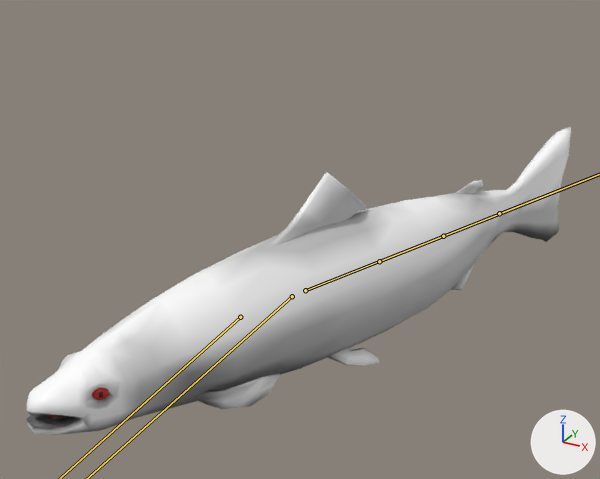
Renders of the glTF model assets/models/fish/salmon/salmon.glb from each side of a commit.
The view is the same before and after, from a camera (50 mm lens) standing at (0.399, -0.74, 0.53) and looking at (-0.015, 0.013, 0.154). Lighting does not change. The marker at lower right points along +X, +Y and +Z. The bones that change are drawn over the model as lines.

The first picture shows 'Salmon', 'SalmonEyes', 'SalmonTongue'.
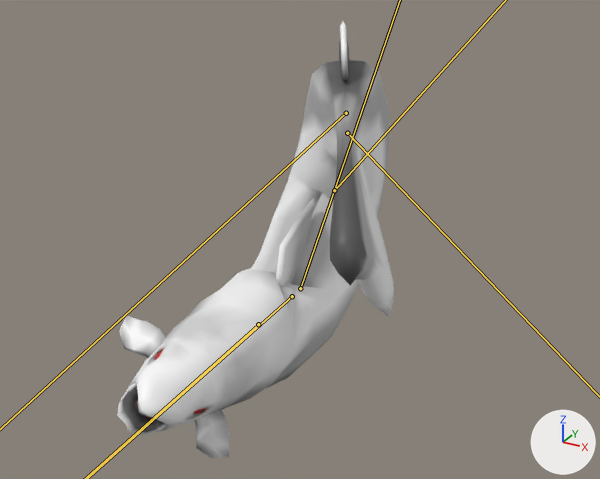
The newer file adds an action. The first version stands in its rest pose; the second is drawn at frame 24 of the action 'charge'.

Where the change shows, as pixel boxes [x1, y1, x2, y2] in the pictures (600 x 479 px):
'Salmon', posed (49% narrower, 42% taller)
    before: [26, 127, 571, 435]
    after: [117, 21, 394, 459]
'SalmonEyes', posed
    before: [92, 388, 109, 400]
    after: [155, 348, 208, 414]
'SalmonTongue', posed
    before: [46, 415, 67, 420]
    after: [136, 400, 151, 419]

Diff of the bpy script that builds the scene:
```diff
--- a/assets/models/fish/salmon/salmon.glb.py
+++ b/assets/models/fish/salmon/salmon.glb.py
@@ bone_root_x @@
 bone_root_x = bpy.data.objects['root'].pose.bones['root.x']
-bone_root_x.rotation_quaternion = (1.0, 0.0, 0.0, 0.0)  # degrees (0, 0, 0)
+bone_root_x.rotation_quaternion = (0.984, 0.0, 0.0, -0.177)  # degrees (0, 0, -20)
@@ bone_c_tail_00_x @@
 bone_c_tail_00_x = bpy.data.objects['root'].pose.bones['c_tail_00.x']  # child of 'root.x'
-bone_c_tail_00_x.rotation_quaternion = (1.0, 0.0, 0.0, 0.0)  # degrees (0, 0, 0)
+bone_c_tail_00_x.rotation_quaternion = (0.874, 0.473, 0.111, 0.021)  # degrees (58, 10, 8)
@@ bone_c_tail_01_x @@
 bone_c_tail_01_x = bpy.data.objects['root'].pose.bones['c_tail_01.x']  # child of 'c_tail_00.x'
-bone_c_tail_01_x.rotation_quaternion = (1.0, 0.0, 0.0, 0.0)  # degrees (0, 0, 0)
+bone_c_tail_01_x.rotation_quaternion = (0.874, 0.473, 0.111, 0.021)  # degrees (58, 10, 8)
@@ bone_c_tail_02_x @@
 bone_c_tail_02_x = bpy.data.objects['root'].pose.bones['c_tail_02.x']  # child of 'c_tail_01.x'
-bone_c_tail_02_x.rotation_quaternion = (1.0, 0.0, 0.0, 0.0)  # degrees (0, 0, 0)
+bone_c_tail_02_x.rotation_quaternion = (0.874, 0.473, 0.111, 0.021)  # degrees (58, 10, 8)
@@ bone_c_tail_03_x @@
 bone_c_tail_03_x = bpy.data.objects['root'].pose.bones['c_tail_03.x']  # child of 'c_tail_02.x'
-bone_c_tail_03_x.rotation_quaternion = (1.0, 0.0, 0.0, 0.0)  # degrees (0, 0, 0)
+bone_c_tail_03_x.rotation_quaternion = (0.874, 0.473, 0.111, 0.021)  # degrees (58, 10, 8)
@@ bone_spine_01_x @@
 bone_spine_01_x = bpy.data.objects['root'].pose.bones['spine_01.x']  # child of 'root.x'
-bone_spine_01_x.rotation_quaternion = (1.0, 0.0, 0.0, 0.0)  # degrees (0, 0, 0)
+bone_spine_01_x.rotation_quaternion = (0.913, -0.139, -0.382, -0.036)  # degrees (-19, -45, 3)
```
